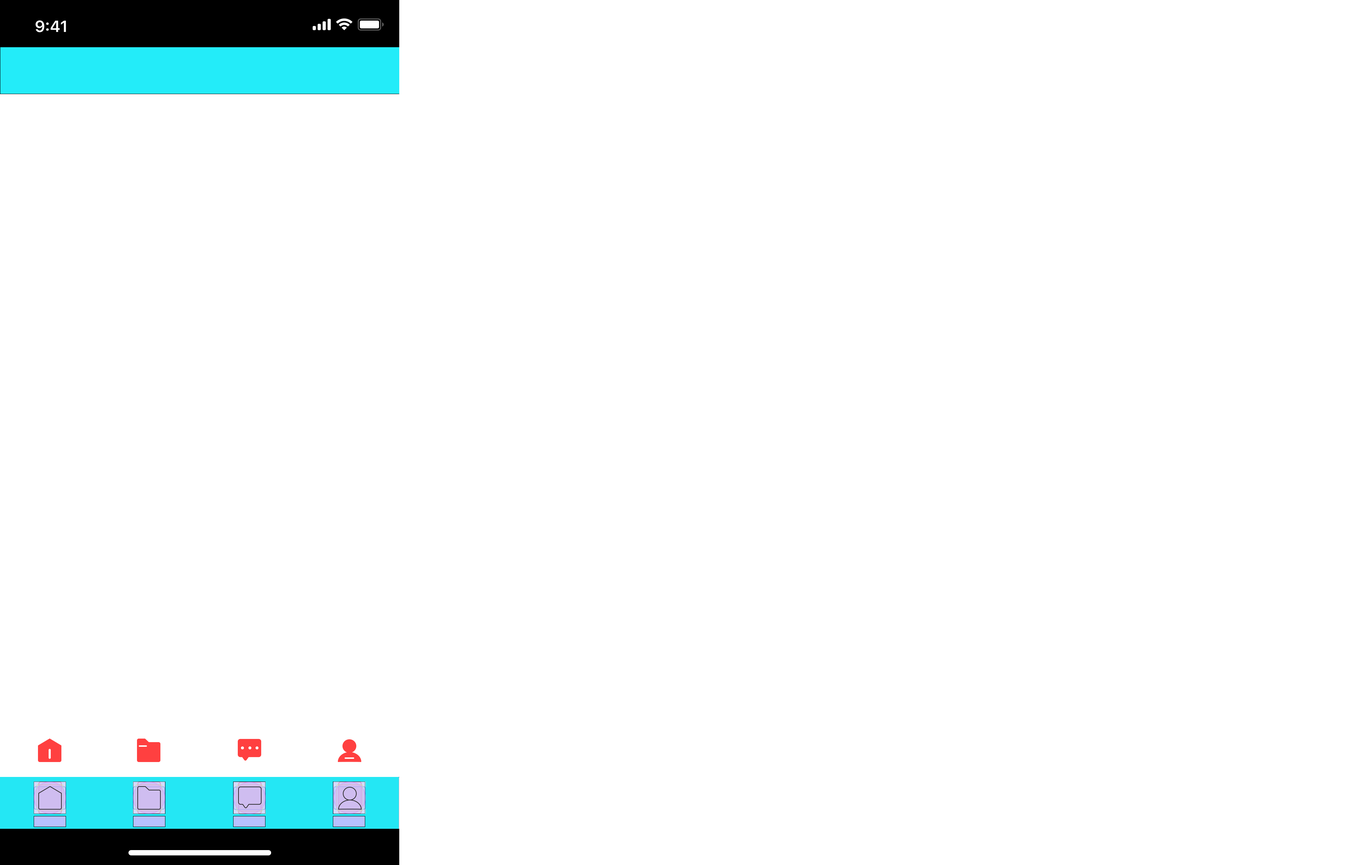
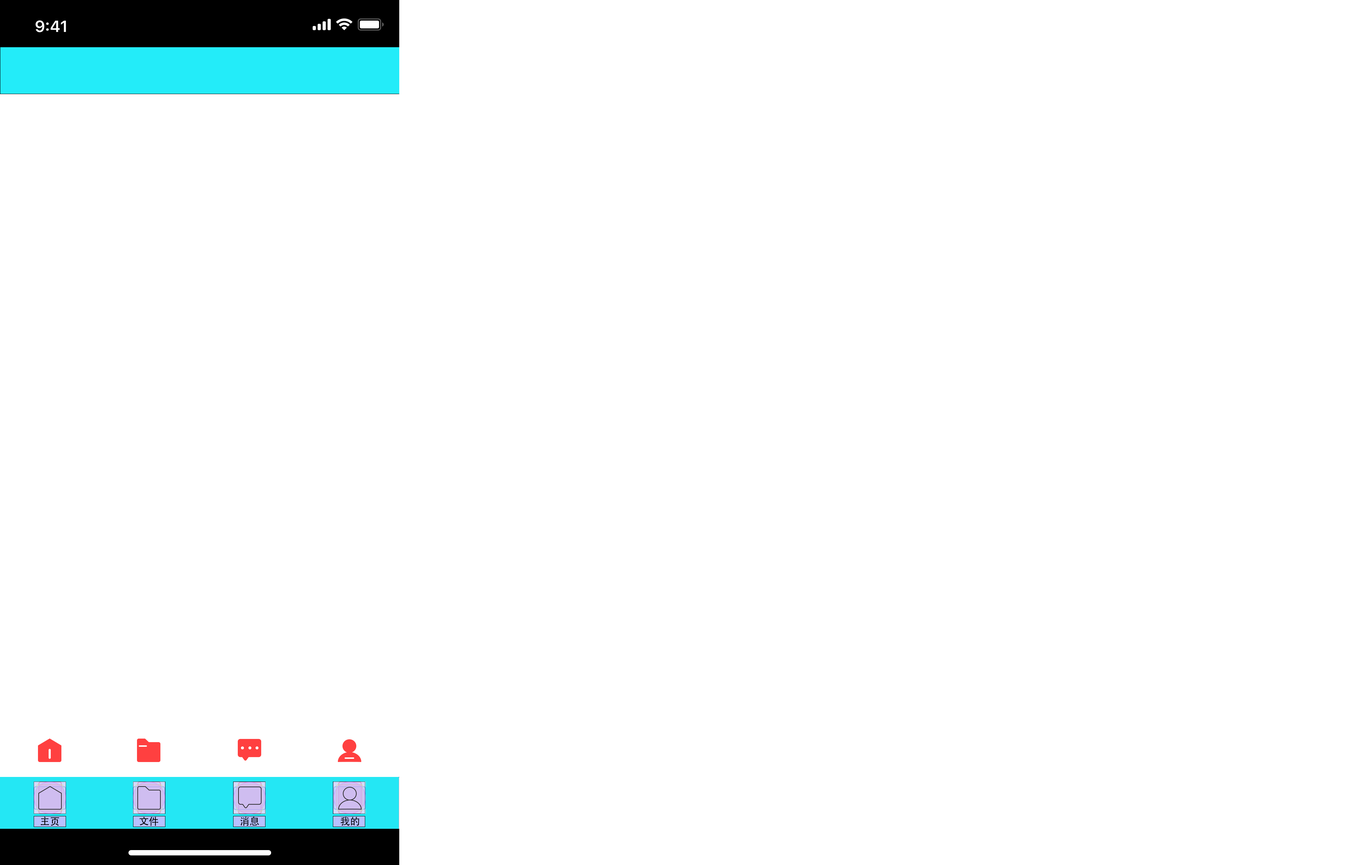
Layered file, before and after one edit (1350 × 865). Changes by layer:
added layer "我的" (1st of 3, in "画板 3") in group "画板 3" over left=340, top=816, right=360, bottom=826
added layer "消息" (1st of 3, in "画板 3") in group "画板 3" over left=240, top=816, right=260, bottom=826
added layer "文件" (1st of 3, in "画板 3") in group "画板 3" over left=139, top=816, right=159, bottom=826
added layer "主页" (1st of 3, in "画板 3") in group "画板 3" over left=40, top=816, right=60, bottom=826
